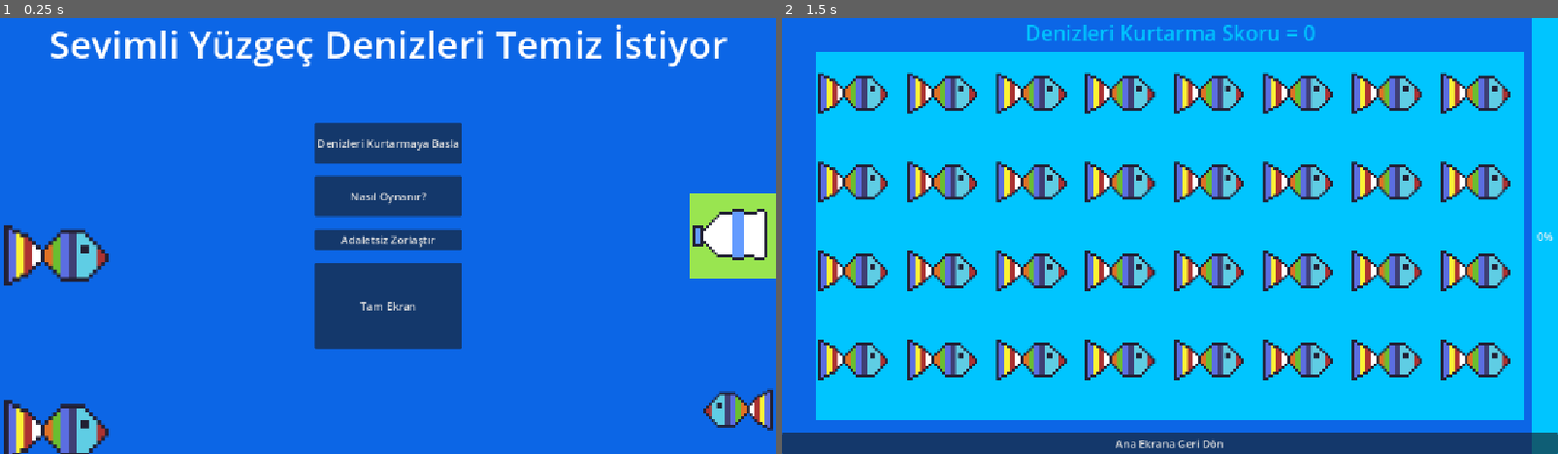
Above: before the commit, frames 1-2 (left to right).
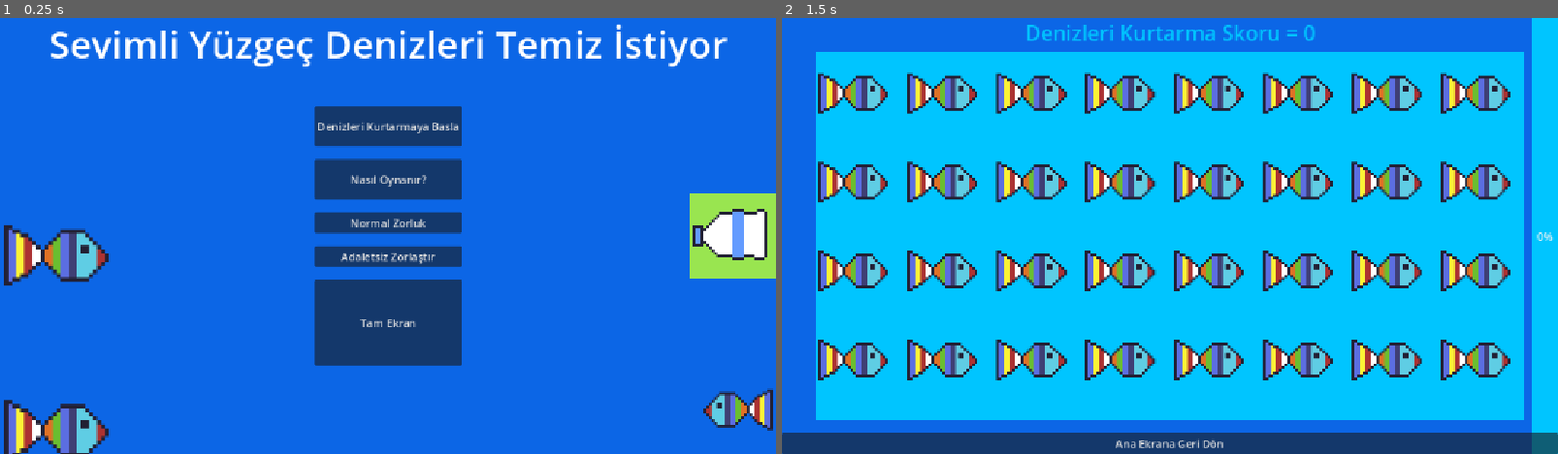
Above: after the commit, the same moments.

Repository: Kuro-Tie/deniz-kurtarma-operasyonu
Game: Godot game, scene res://Sahneler/menu.tscn
Two runs of this game, one before a commit and one after it. Both use one fixed random seed, a clock stepped at 60 frames per second and the inputs below.
Inputs:
- Up to frame 1 (0.25 s): no input
- Up to frame 2 (1.5 s): click "Adaletsiz Zorlaştır" at 0.5 s; click "Denizleri Kurtarmaya Basla" at 1.25 s

The runs differ from the first frame. In frame 1, 6.4% of the frame differs, in the area x 40-60%, y 20-80%; in frame 2, nothing differs.

Commit message:
Kolaylaştırma butonu

Diff:
--- a/Kodlar/SkorVeBar.gd
+++ b/Kodlar/SkorVeBar.gd
@@ -2,5 +2,5 @@
 @onready var skor = 0
 @onready var yuzde = 0
 @onready var en_yuksek_skor = 0
-@onready var hizli_Zor = 0.7
+@onready var hizli_Zor
 @onready var zorlastir = false
--- a/Kodlar/menu.gd
+++ b/Kodlar/menu.gd
@@ -21,4 +21,9 @@
 
 func _on_zorlastir_pressed():
 	SkorVeBar.zorlastir = true
-	SkorVeBar.hizli_Zor = 0.1
+	SkorVeBar.hizli_Zor = 0.3
+
+
+
+func _on_kolaylastir_pressed():
+	SkorVeBar.zorlastir = false
--- a/Sahneler/menu.tscn
+++ b/Sahneler/menu.tscn
@@ -54,6 +54,10 @@
 custom_minimum_size = Vector2(128, 60)
 layout_mode = 2
 text = "Nasıl Oynanır?"
+
+[node name="Kolaylastir" type="Button" parent="HBoxContainer/VBoxContainer" unique_id=364965981]
+layout_mode = 2
+text = "Normal Zorluk"
 
 [node name="Zorlastir" type="Button" parent="HBoxContainer/VBoxContainer" unique_id=1957491283]
 custom_minimum_size = Vector2(0, 25)
@@ -119,5 +123,6 @@
 
 [connection signal="pressed" from="HBoxContainer/VBoxContainer/OyunaBasla" to="." method="_oyuna_gonder"]
 [connection signal="pressed" from="HBoxContainer/VBoxContainer/NasilOynanir" to="." method="_on_nasil_oynanir_pressed"]
+[connection signal="pressed" from="HBoxContainer/VBoxContainer/Kolaylastir" to="." method="_on_kolaylastir_pressed"]
 [connection signal="pressed" from="HBoxContainer/VBoxContainer/Zorlastir" to="." method="_on_zorlastir_pressed"]
 [connection signal="pressed" from="HBoxContainer/VBoxContainer/TamEkran" to="." method="_on_tam_ekran_pressed"]
